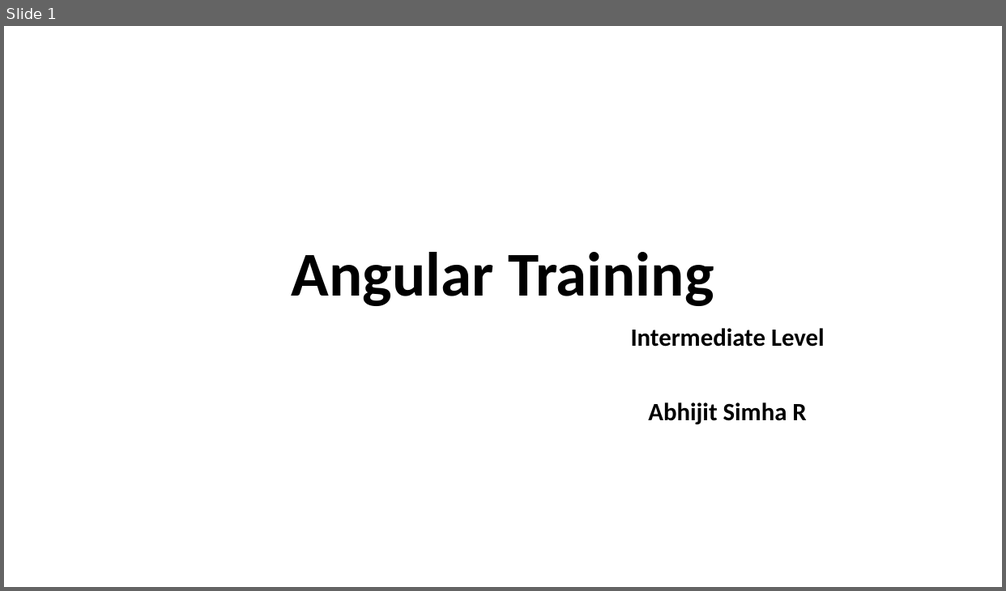
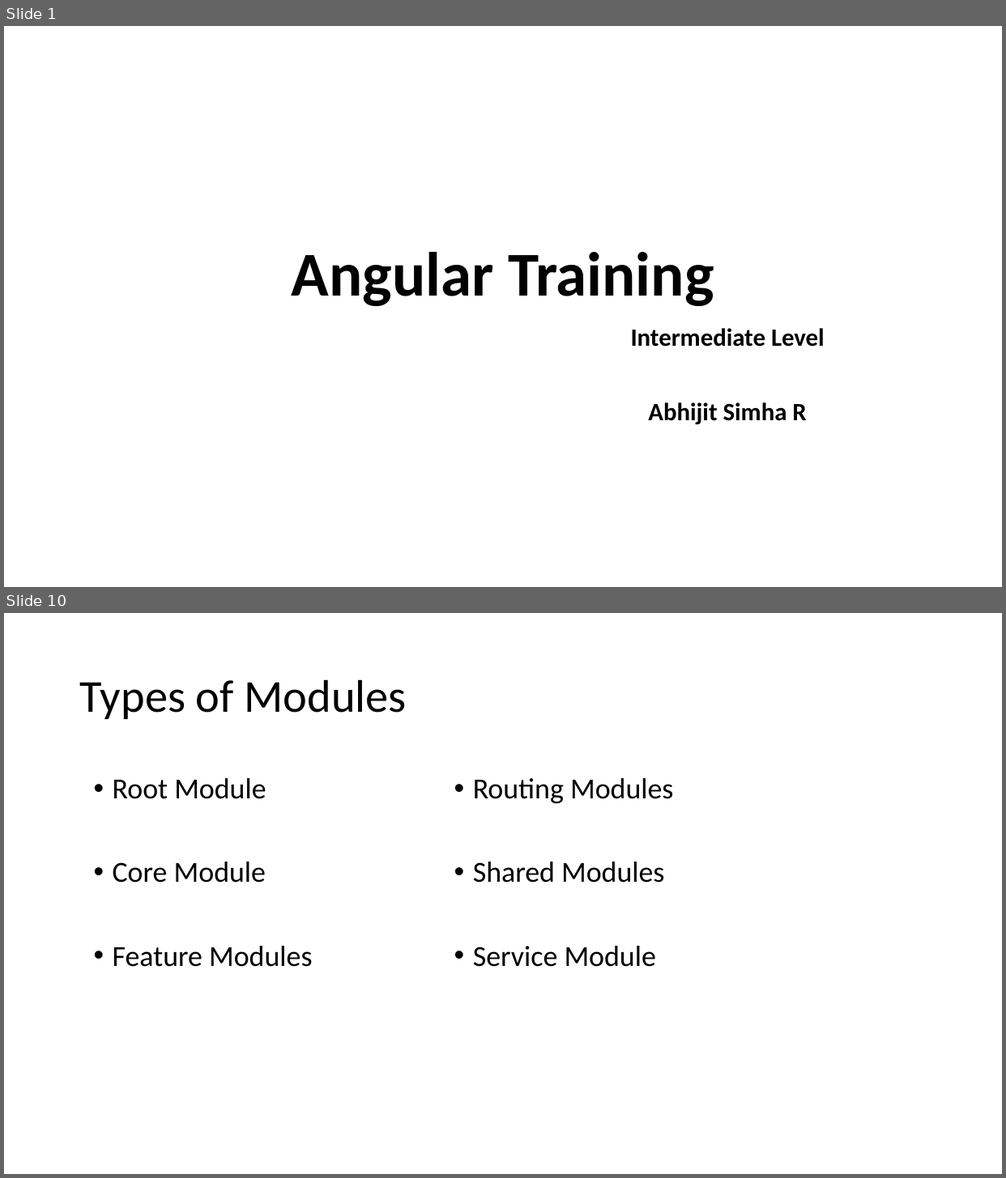
Before and after one commit to simhaabhijit/Angular-Training-Intermediate, a slide deck: Angular Intermediate Level Training PPT.pptx. Shown one above the other, each under a label of ours: slide 1 before the commit, slides 1 and 10 after it; the slides between them are not shown. The pictures are 1006x591 and 1006x1178 pixels, drawn with LibreOffice and Linux fonts; fonts in the diff are those of the drawing. Boxes give left, top, right and bottom in pixels: in the first picture for what was removed or moved away, otherwise in the second. Text is boxed around its words. In the diff, an @@ line names an element or a change of style, - is before the commit and + after.

Commit message:
save point till feature modules concept

```diff
--- a/Angular Intermediate Level Training PPT.pptx
+++ b/Angular Intermediate Level Training PPT.pptx
@@ slide 10 added at [4,613,1002,1174], background #FFFFFF @@
@@ title added at [80,679,407,719], 44 pt, text #000000 @@
+Types of Modules
@@ text added at [113,778,312,967], 28 pt, text #000000 @@
+• Root Module
+• Core Module
+• Feature Modules
@@ text added at [473,778,673,967], 28 pt, text #000000 @@
+• Routing Modules
+• Shared Modules
+• Service Module
```
Also in this commit, not shown: 8 other slides added, 4 slides removed, 24 other files.
